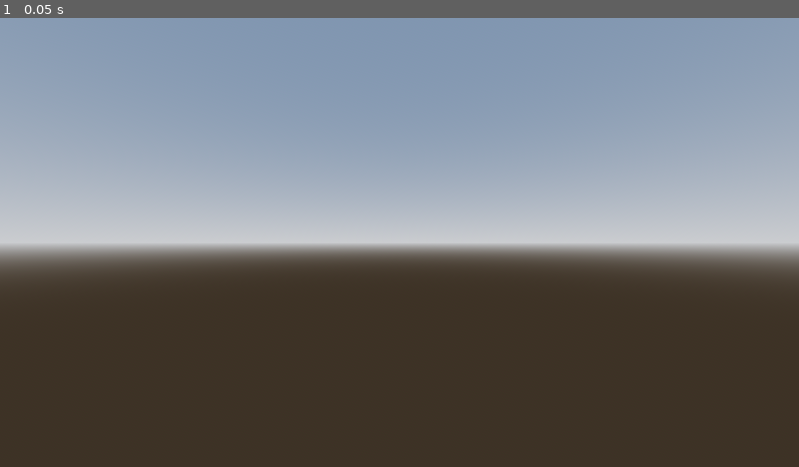
Above: before the commit, frame 1.
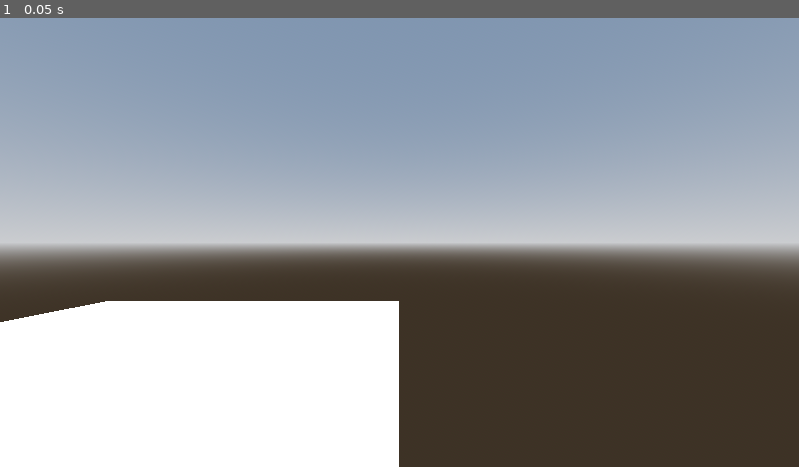
Above: after the commit, the same moment.

Repository: AlexPrada05/ProyectoJuegoEnVR
Game: Godot game, scene res://main.tscn
The game is run twice, just before and just after one commit, with the same random seed, the same clock (stepped at 60 frames per second) and the same inputs.
Inputs:
- Up to frame 1 (0.05 s): no input

The runs differ from the first frame. In frame 1, 18% of the frame differs, in the area x 0-50%, y 63-100%.

Commit message:
Add XR hand scripts and hook them in scene
Add mano_izquierda.gd and mano_derecha.gd (both extend XRController3D) which export a PackedScene `cube_scene` and provide spawn_cube() to instantiate a cube at the controller's global transform. Add corresponding .uid files and register the two scripts as external resources in main.tscn, assigning them to the Mano_izquierda and Mano_derecha XRController3D nodes. Also remove explicit transform lines from the controller MeshInstance3D children (cleanup) and update the scene load_steps.

Diff:
--- a/main.tscn
+++ b/main.tscn
@@ -1,6 +1,8 @@
-[gd_scene load_steps=7 format=3 uid="uid://dqckxv75yopb"]
+[gd_scene load_steps=9 format=3 uid="uid://dqckxv75yopb"]
 
 [ext_resource type="Script" uid="uid://bpjl52y6wye50" path="res://main.gd" id="1_ig7tw"]
+[ext_resource type="Script" uid="uid://claerwmgvp2ji" path="res://mano_izquierda.gd" id="2_0xm2m"]
+[ext_resource type="Script" uid="uid://bntb5gj13awac" path="res://mano_derecha.gd" id="3_h2yge"]
 
 [sub_resource type="ProceduralSkyMaterial" id="ProceduralSkyMaterial_ig7tw"]
 sky_horizon_color = Color(0.66224277, 0.6717428, 0.6867428, 1)
@@ -36,14 +38,14 @@
 [node name="Mano_izquierda" type="XRController3D" parent="XROrigin3D"]
 transform = Transform3D(1, 0, 0, 0, 1, 0, 0, 0, 1, -0.5, 1, -0.5)
 tracker = &"left_hand"
+script = ExtResource("2_0xm2m")
 
 [node name="MeshInstance3D" type="MeshInstance3D" parent="XROrigin3D/Mano_izquierda"]
-transform = Transform3D(0.1, 0, 0, 0, 0.1, 0, 0, 0, 0.1, 0, 0, 0)
 mesh = SubResource("BoxMesh_0xm2m")
 
 [node name="Mano_derecha" type="XRController3D" parent="XROrigin3D"]
 tracker = &"right_hand"
+script = ExtResource("3_h2yge")
 
 [node name="MeshInstance3D" type="MeshInstance3D" parent="XROrigin3D/Mano_derecha"]
-transform = Transform3D(0.1, 0, 0, 0, 0.1, 0, 0, 0, 0.1, 0.5, 1, -0.5)
 mesh = SubResource("BoxMesh_h2yge")
--- /dev/null
+++ b/mano_derecha.gd
@@ -0,0 +1,9 @@
+# En Mano_izquierda y Mano_derecha
+extends XRController3D
+
+@export var cube_scene: PackedScene
+
+func spawn_cube():
+	var cube = cube_scene.instantiate()
+	get_tree().current_scene.add_child(cube)
+	cube.global_transform = global_transform  # misma posición y rotación que la mano
--- /dev/null
+++ b/mano_izquierda.gd
@@ -0,0 +1,9 @@
+# En Mano_izquierda y Mano_derecha
+extends XRController3D
+
+@export var cube_scene: PackedScene
+
+func spawn_cube():
+	var cube = cube_scene.instantiate()
+	get_tree().current_scene.add_child(cube)
+	cube.global_transform = global_transform  # misma posición y rotación que la mano
Not shown, added: mano_derecha.gd.uid
Not shown, added: mano_izquierda.gd.uid
